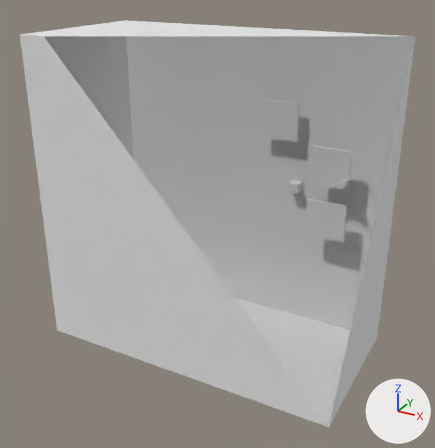
Renders of the glTF model maps/blendermaps/blendtest3.glb from each side of a commit.
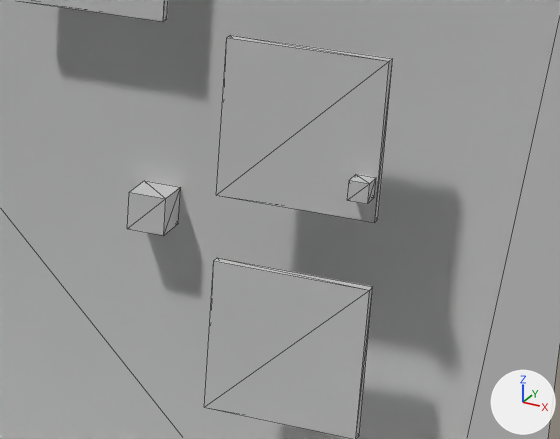
Each version appears first whole from a 50 mm lens placed at (883.0, -1847.0, 714.0), pointed at (21.0, -280.0, -70.0), and next in a close-up on the part from 59% to 90% of the width and 31% to 54% of the height. Arrows for +X, +Y and +Z are at lower right; the lights stay in place. The close-ups show mesh edges as thin lines. Everything nearer to the camera than a plane just in front of the edit is cut away. Where no turn or scale is listed for an object, it has been applied to the vertices. Vertices at the same position are counted once.

The first close-up shows 'BSP_func_static_0.origin', 'Cube', 'func_rotating_2', 'func_static_0', 'func_static_0.001', 'worldspawn..prim0'.
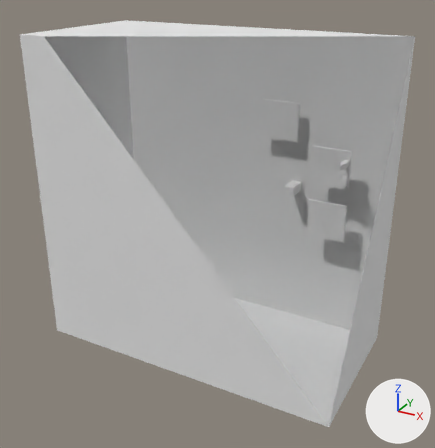
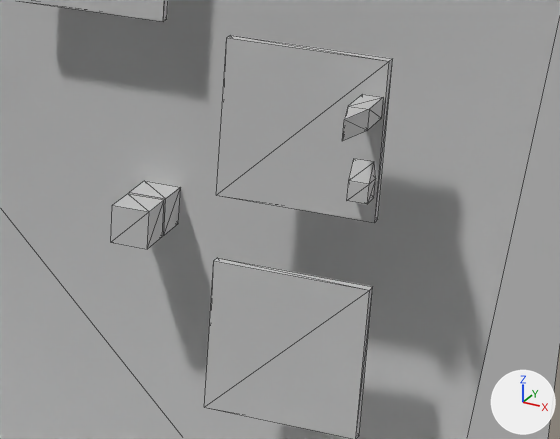
The newer file is also turned or shifted as a whole; pictures and numbers use the older file's frame.

Patch to the scene script:
```diff
--- a/maps/blendermaps/blendtest3.glb.py
+++ b/maps/blendermaps/blendtest3.glb.py
@@ me_cube_005 @@
 # used by ob_cube; location = (366.3, -75.3, 68.0)
-me_cube_005.from_pydata(...)  # 8 vertices, 12 faces; spans x -8.0..8.0, y -8.0..8.0, z -8.0..8.0
+me_cube_005.from_pydata(...)  # 10 vertices, 16 faces; spans x -8.0..8.0, y -9.3..6.6, z -8.0..23.4
+# me_cube_005 part 1: the whole mesh is rebuilt
 me_cube_005.materials.append(mat_textures_base_wall_snpanel2rust)
@@ me_cube_006 @@
+me_cube_006.from_pydata([(-8.0, 16.9, 8.2), (-8.0, 16.9, -8.3), (-8.2, -16.8, 8.3), (-8.2, -16.8, -8.2), (8.2, 16.8, 8.2), (8.2, 16.8, -8.3), (8.0, -16.9, 8.3), (8.0, -16.9, -8.2), (-0.3, -49.4, -8.1), (-0.3, -49.4, 8.4)], [], [(0, 1, 3), (0, 3, 2), (7, 6, 9), (7, 9, 8), (6, 7, 5), (6, 5, 4), (4, 5, 1), (4, 1, 0), (2, 6, 4), (2, 4, 0), (7, 3, 1), (7, 1, 5), (6, 2, 9), (3, 7, 8), (2, 3, 8), (2, 8, 9)])
+me_cube_006.materials.append(mat_textures_base_wall_snpanel2rust)  # white #e7e7e7
@@ ob_cube_001 @@
+ob_cube_001 = bpy.data.objects.new('Cube.001', me_cube_006)
+ob_cube_001.location = (366.4, -85.8, 131.9)
@@ ob_bsp_func_static_1 @@
+ob_bsp_func_static_1 = bpy.data.objects.new('BSP_func_static_1', me_cube_001.copy())  # the mesh of ob_bsp_func_static_0_origin
+ob_bsp_func_static_1.location = (176.8, -51.4, 0.0)
```

What differs and where, as boxes [x1, y1, x2, y2] in the close-ups (560 x 439 px):
'BSP_func_static_1', added
    after: [111, 194, 164, 249]
'Cube.001', added
    after: [342, 94, 383, 141]
'Cube', reshaped (48% taller)
    before: [347, 174, 376, 204]
    after: [347, 159, 376, 204]
